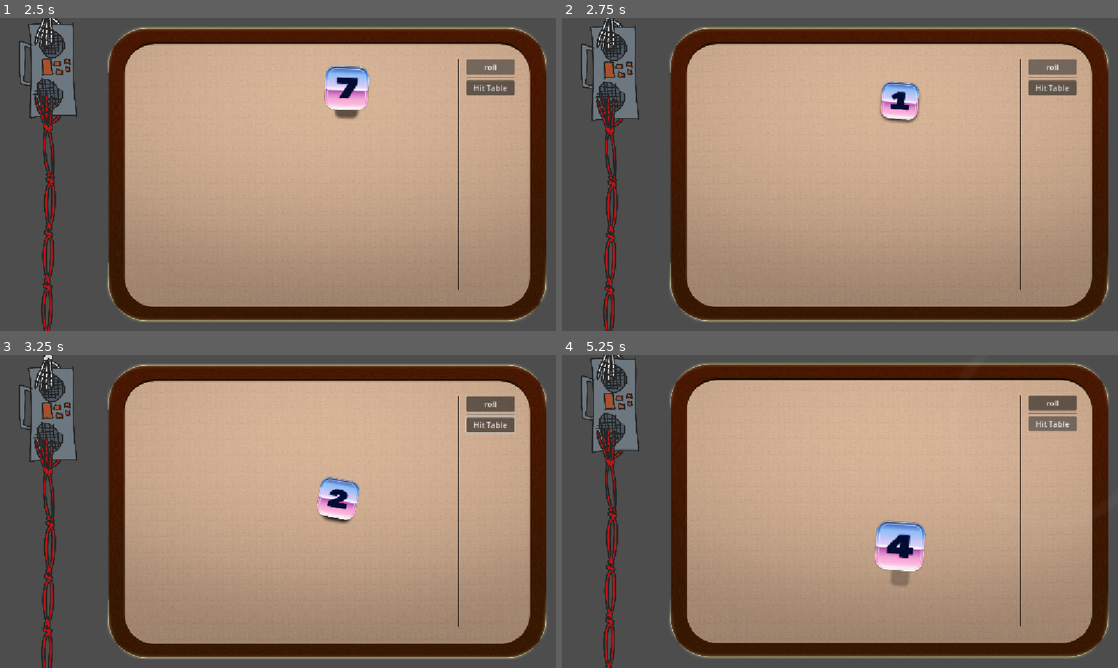
Above: before the commit, frames 1-4 (two rows, left to right).
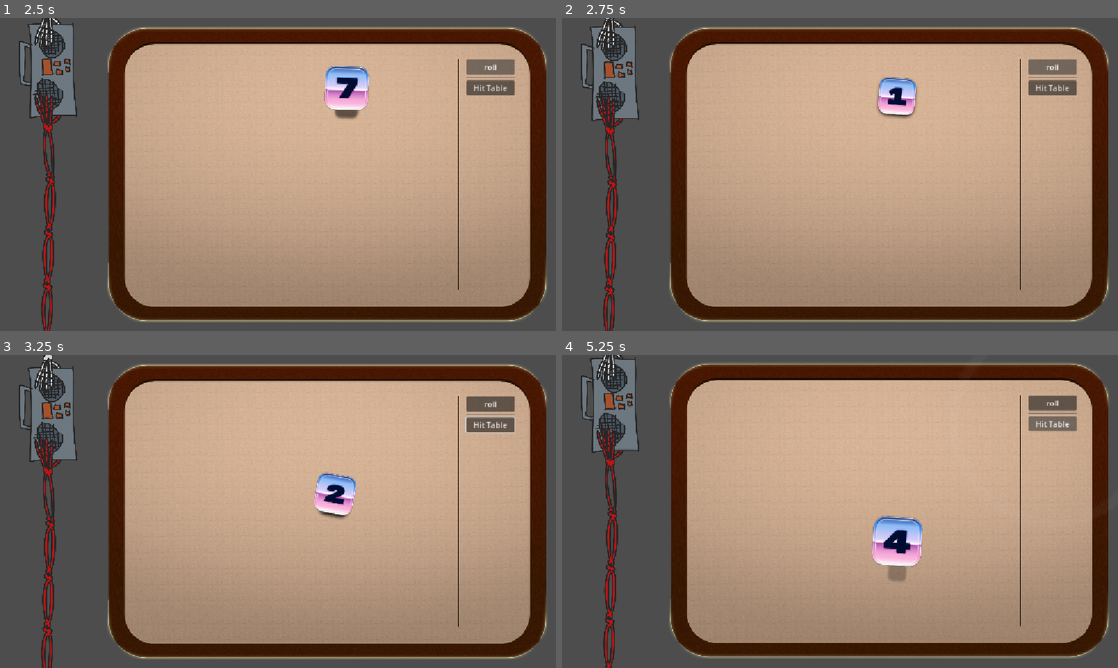
Above: after the commit, the same moments.

Repository: vhoyer/ludum_dare_60
Game: Godot game, scene res://stages/main_menu/main_menu.tscn
The game is run twice, just before and just after one commit, with the same random seed, the same clock (stepped at 60 frames per second) and the same inputs.
Inputs (mouse positions are in pixels of both pictures, inside the frame that each line leads up to):
- Up to frame 1 (2.5 s): click "start! ,)" at 0.5 s; move the mouse to (400, 158) at 1.27 s; hold Right (ui_right) 1.28-2 s; tap K at 1.35 s; click (400, 158) at 1.42 s; click "roll" at 2 s
- Up to frame 2 (2.75 s): no input
- Up to frame 3 (3.25 s): move the mouse to (166, 527) at 2.77 s; hold Down (ui_down) from 2.78 s (still down); tap K at 2.85 s
- Up to frame 4 (5.25 s): move the mouse to (895, 442) at 3.52 s; release Down (ui_down) at 3.53 s; hold Right (ui_right) 3.53-4.28 s; tap K at 3.6, 4.35 s; move the mouse to (812, 574) at 4.27 s; hold Up (ui_up) 4.28-5 s; click (812, 574) at 4.42 s; click "Hit Table" at 5 s

Frame 1 is identical in both runs. In frame 2, 0.9% of the frame differs, in the area x 56-65%, y 18-34%; in frame 3, 0.9%; in frame 4, 1.3%, in the area x 55-66%, y 51-74%.

Commit message:
✨ Allow dice to be scaled

Diff:
--- a/components/game_dice/game_dice.gd
+++ b/components/game_dice/game_dice.gd
@@ -44,6 +44,12 @@
 	pass
 
 
+@export_range(0.1, 2)
+var _size: float = 1:
+	set(value):
+		_size = clamp(value, 0.1, 2)
+		_model_updated.emit()
+
 
 @onready
 var visual_root: Node2D = %VisualRoot
@@ -54,14 +60,25 @@
 @onready
 var sprite_shadow: Sprite2D = %DiceShadow
 
+@onready
+var collider: CollisionShape2D = %CollisionShape2D
 
 
+var _initial_visual_root_scale: Vector2
+var _initial_colider_radius: float
+
 func _ready() -> void:
+	_initial_visual_root_scale = visual_root.scale
+	_initial_colider_radius = collider.shape.radius
+
 	_model_updated.connect(_update_view)
 	_model_updated.emit()
 
 
 func _update_view() -> void:
+	visual_root.scale = _initial_visual_root_scale * _size
+	collider.shape.radius = _initial_colider_radius * _size
+
 	sprite_dice.scale = Vector2.ONE * ((_height * 0.35) + 1)
 	sprite_shadow.position = _light_direction.rotated(-1 * visual_root.rotation) * ((_height * 250) + 1)
 	sprite_shadow.scale = Vector2.ONE / ((_height * 1) + 1)
--- a/components/game_dice/game_dice.tscn
+++ b/components/game_dice/game_dice.tscn
@@ -8,7 +8,7 @@
 bounce = 0.4
 
 [sub_resource type="CircleShape2D" id="CircleShape2D_n26ti"]
-radius = 92.0
+radius = 90.0
 
 [node name="GameDice" type="RigidBody2D" unique_id=1964370385]
 physics_material_override = SubResource("PhysicsMaterial_no1gd")
@@ -28,7 +28,7 @@
 
 [node name="DiceShadow" type="Sprite2D" parent="VisualRoot" unique_id=149343767]
 unique_name_in_owner = true
-position = Vector2(-0.13571158, 0.48123005)
+position = Vector2(0, 0.5)
 texture = ExtResource("2_1pb4h")
 offset = Vector2(5, 10)
 
